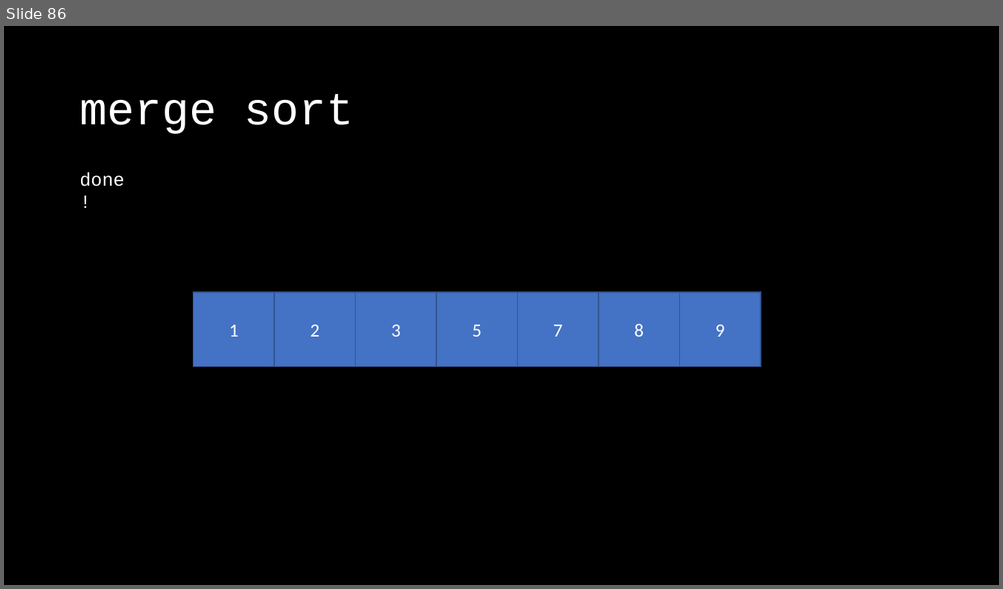
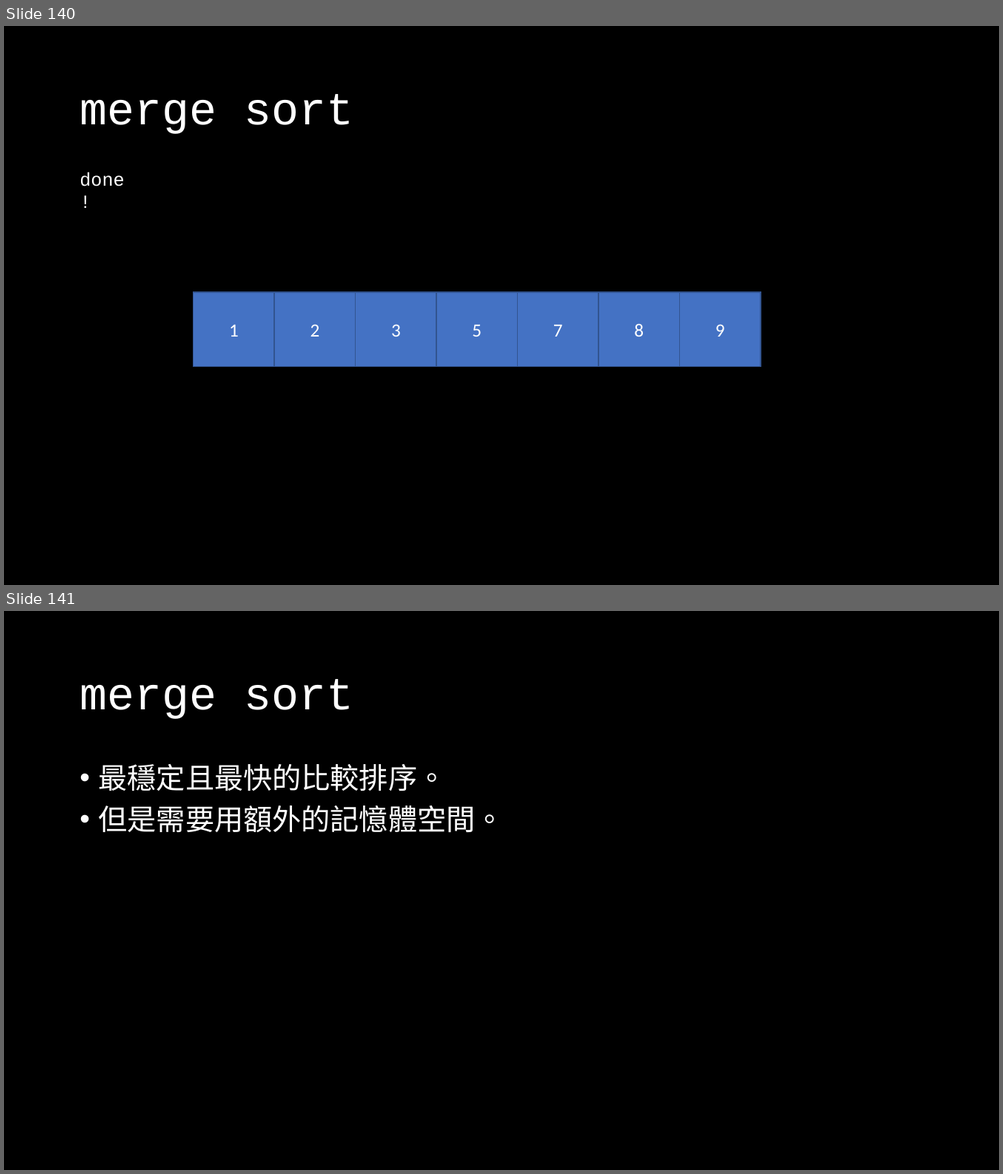
Before and after one commit to OEmiliatanO/those_c_prog_didnt_teach, a slide deck: Ch4/Ch4-algorithm.pptx. Shown one above the other, each under a label of ours: slide 86 before the commit, slides 140 and 141 after it. The pictures are 1003x589 and 1003x1174 pixels, drawn with LibreOffice and Linux fonts; fonts in the diff are those of the drawing. Boxes give left, top, right and bottom in pixels: in the first picture for what was removed or moved away, otherwise in the second. Text is boxed around its words. In the diff, an @@ line names an element or a change of style, - is before the commit and + after.

```diff
--- a/Ch4/Ch4-algorithm.pptx
+++ b/Ch4/Ch4-algorithm.pptx
@@ slide 141 added at [4,611,999,1170], background #000000 @@
@@ title added at [79,679,353,719], 44 pt, text #FFFFFF @@
+merge sort
@@ text added at [99,764,504,833], 28 pt, text #FFFFFF @@
+• 最穩定且最快的比較排序。
+• 但是需要用額外的記憶體空間。
@@ what was slide 86 is now slide 140 @@
```
Also in this commit, not shown: 4 slides changed, 176 other slides added, 1 slide removed, 1 other file.
